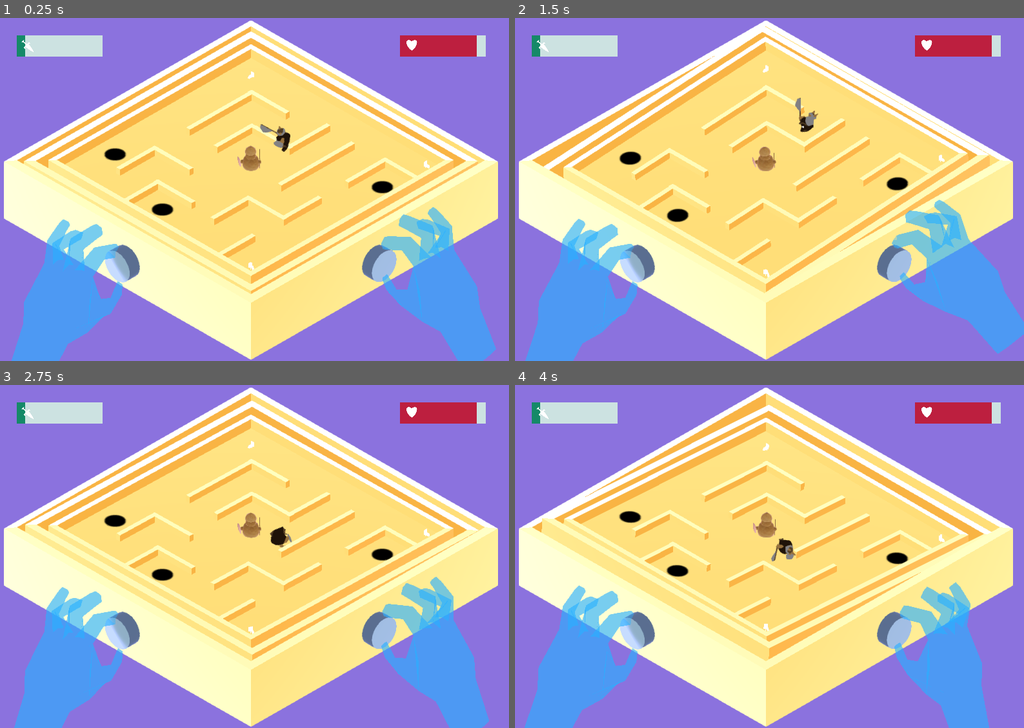
Above: before the commit, frames 1-4 (two rows, left to right).
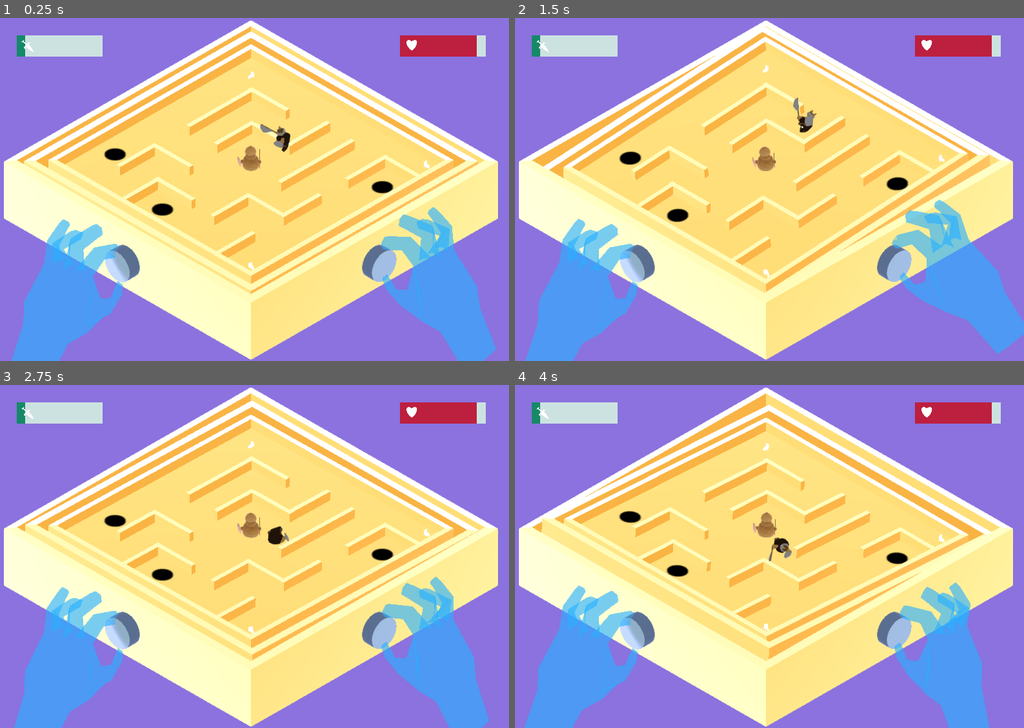
Above: after the commit, the same moments.

Repository: dannytaylor/ld49
Game: Godot game, scene res://levels/test_danny.tscn
The game is run twice, just before and just after one commit, with the same random seed, the same clock (stepped at 60 frames per second) and the same inputs.
Inputs (mouse positions are in pixels of both pictures, inside the frame that each line leads up to):
- Up to frame 1 (0.25 s): no input
- Up to frame 2 (1.5 s): move the mouse to (794, 189) at 0.52 s; click (794, 189) at 0.67 s; move the mouse to (738, 189) at 1.27 s; click (738, 189) at 1.42 s
- Up to frame 3 (2.75 s): move the mouse to (264, 549) at 2.02 s; click (264, 549) at 2.17 s
- Up to frame 4 (4 s): move the mouse to (759, 563) at 2.77 s; click (759, 563) at 2.92 s; move the mouse to (805, 559) at 3.52 s; click (805, 559) at 3.67 s

The runs differ from the first frame. In frame 1, 1.9% of the frame differs, in the area x 22-83%, y 20-70%; in frame 2, 2.0%; in frame 3, 2.1%; in frame 4, 2.2%, in the area x 22-83%, y 21-67%.

Commit message:
.

Diff:
--- a/project/levels/test_danny.tscn
+++ b/project/levels/test_danny.tscn
@@ -86,7 +86,7 @@
 one_shot = true
 
 [node name="walls" type="Spatial" parent="Board"]
-transform = Transform( 1, 0, 0, 0, 1, 0, 0, 0, 1, 0, -0.12933, 0 )
+transform = Transform( 1, 0, 0, 0, 1, 0, 0, 0, 1, 0, -0.0126003, 0 )
 
 [node name="barrier" parent="Board/walls" instance=ExtResource( 15 )]
 transform = Transform( -0.1, 0, -1.50996e-07, 0, 0.2, 0, 1.50996e-08, 0, -1, 3.37653, -0.0945665, -2.65898 )
